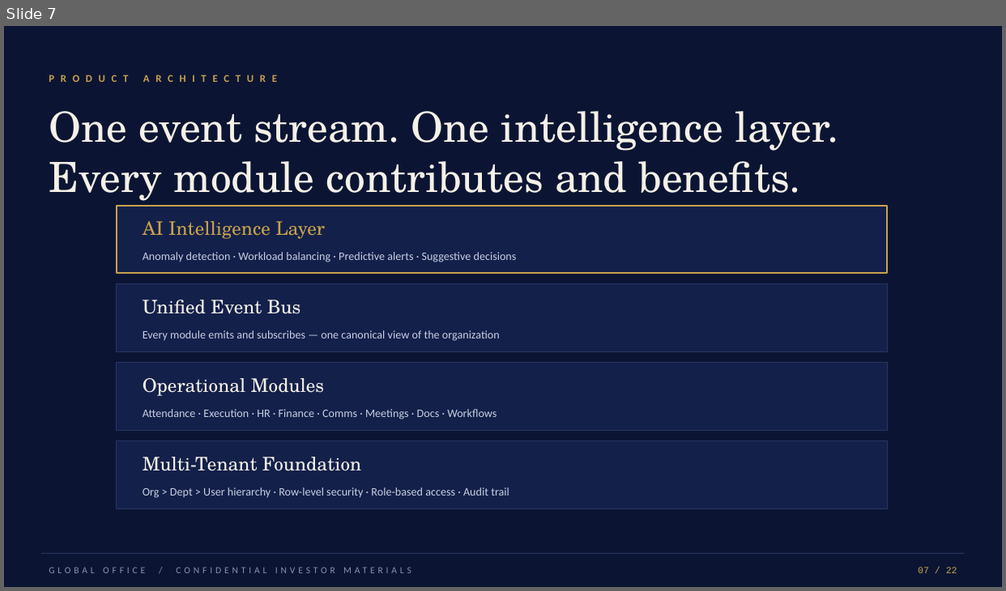
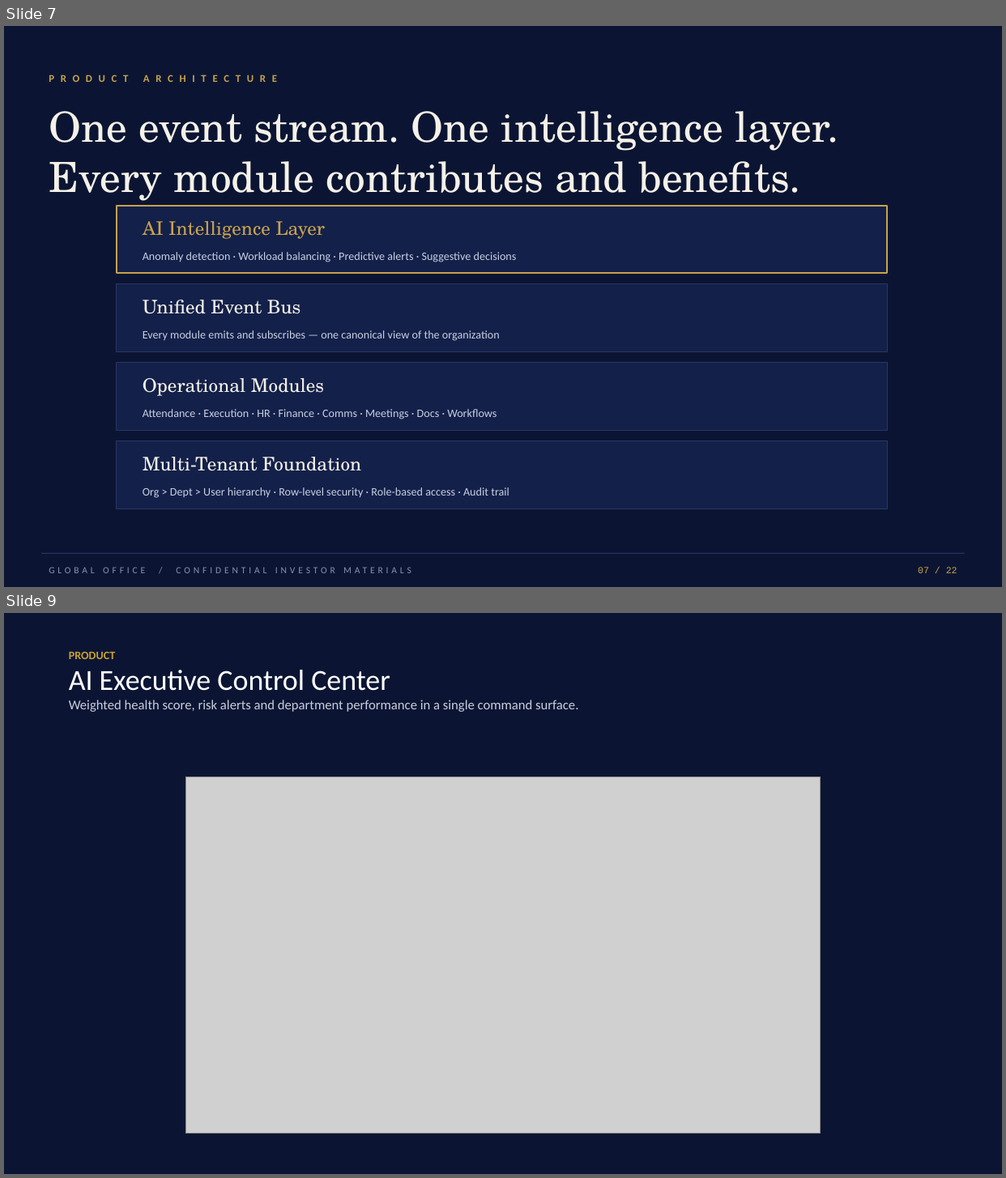
Before and after one commit to Brunny2023/intelligent-office, a slide deck: public/investor-pack/Global-Office-Investor-Deck.pptx. Shown one above the other, each under a label of ours: slide 7 before the commit, slides 7 and 9 after it; the slides between them are not shown. The pictures are 1006x591 and 1006x1178 pixels, drawn with LibreOffice and Linux fonts; fonts in the diff are those of the drawing; grey boxes stand for pictures. Boxes give left, top, right and bottom in pixels: in the first picture for what was removed or moved away, otherwise in the second. Text is boxed around its words. In the diff, an @@ line names an element or a change of style, - is before the commit and + after.

```diff
--- a/public/investor-pack/Global-Office-Investor-Deck.pptx
+++ b/public/investor-pack/Global-Office-Investor-Deck.pptx
@@ slide 9 added at (x1=4, y1=613, x2=1002, y2=1174), background #0B1533 @@
@@ text added at (x1=69, y1=651, x2=578, y2=712), 13 pt, text #C8CEDC @@
+PRODUCT
+AI Executive Control Center
+Weighted health score, risk alerts and department performance in a single command surface.
@@ picture added at (x1=186, y1=777, x2=820, y2=1134) @@
```
Also in this commit, not shown: 4 other slides added.
